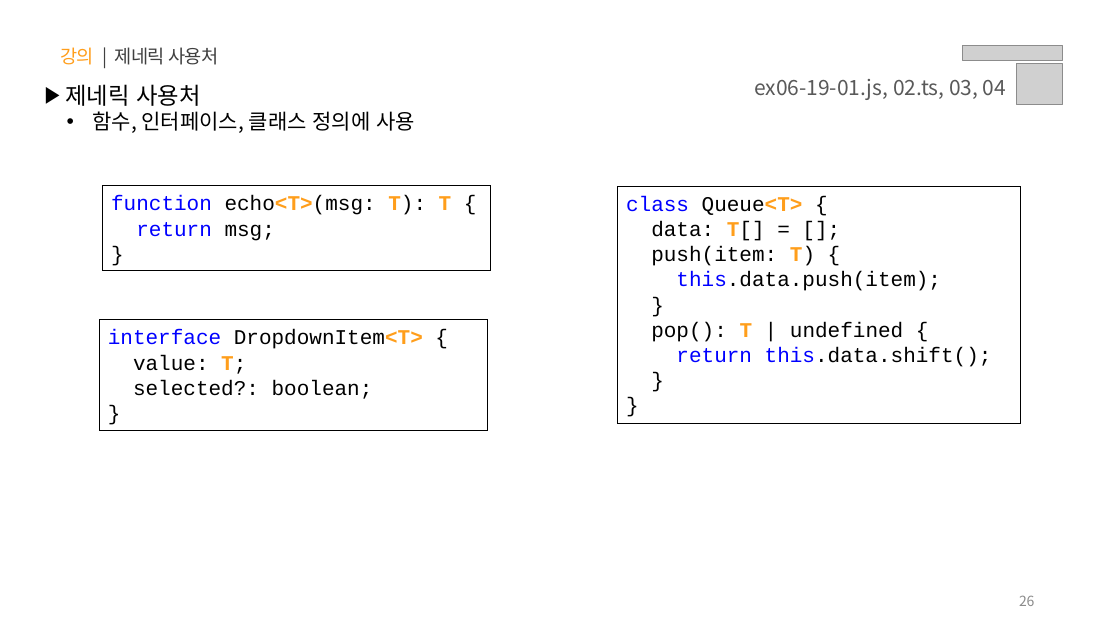
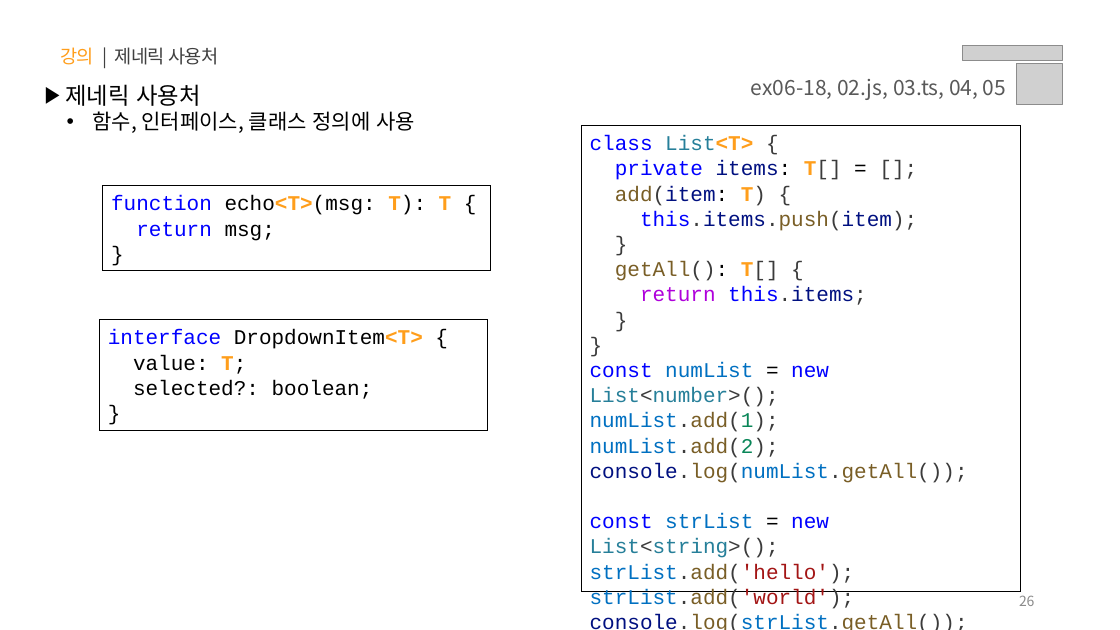
Before and after one commit to yebin-jeong/learn-js, a slide deck: slide 26 of PPT/06.자바스크립트 - 타입스크립트.pptx. Drawn at 1120x630 pixels with LibreOffice and Linux fonts; fonts in the diff are those of the drawing; grey boxes stand for pictures. Boxes give left, top, right and bottom in pixels: in the first picture for what was removed or moved away, otherwise in the second. Text is boxed around its words. In the diff, an @@ line names an element or a change of style, - is before the commit and + after.

```diff
--- a/PPT/06.자바스크립트 - 타입스크립트.pptx
+++ b/PPT/06.자바스크립트 - 타입스크립트.pptx
@@ text at bbox=[751, 79, 1006, 100]: text changed @@
-ex06-19-01.js, 02.ts, 03, 04
+ex06-18, 02.js, 03.ts, 04, 05
@@ rectangle "class List<T> {": place and size @@
-rectangle "class List<T> {" at bbox=[618, 187, 1021, 424]
+rectangle "class List<T> {" at bbox=[581, 125, 1021, 592]
@@ rectangle "class List<T> {" at bbox=[581, 125, 1021, 592]: text colour #000000 to #3B3B3B in "}", "}" @@
@@ text in rectangle at bbox=[590, 135, 917, 305]: text changed; text colour #000000 to #001080 @@
-class Queue<T> {
-data: T[] = [];
-push(item: T) {
-this.data.push(item);
-}
-pop(): T | undefined {
-return this.data.shift();
+class List<T> {
+private items: T[] = [];
+add(item: T) {
+this.items.push(item);
+}
+getAll(): T[] {
+return this.items;
@@ text in rectangle at bbox=[590, 362, 968, 630]: paragraphs added @@
+const numList = new List<number>();
+numList.add(1);
+numList.add(2);
+console.log(numList.getAll());
+const strList = new List<string>();
+strList.add('hello');
+strList.add('world');
+console.log(strList.getAll());
```
Also in this commit, not shown: 19 other slides changed, 3 slides added, 1 slide removed.
